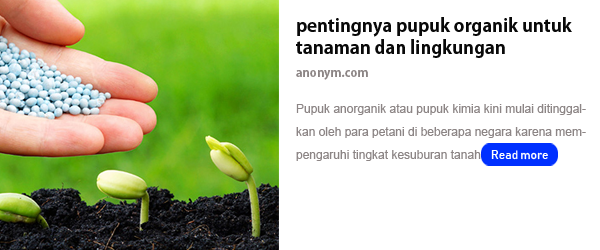
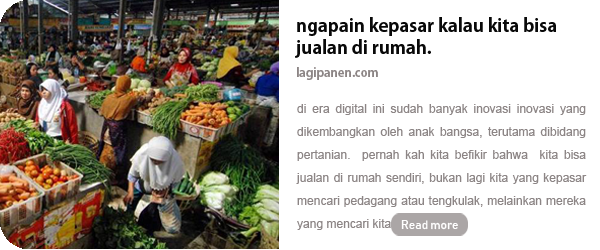
Before/after of a 600x250 layered artwork. What changed in the layer stack:
showed group "Group 1" (6 layers) over [0, 0, 587, 250]
added layer "Read more copy" in group "Group 1" over [391, 213, 468, 236]
painted on "Layer 1" over [0, 0, 279, 250]
hid group "organik" (8 layers) over [0, 0, 586, 250]
painted on "Read more" over [481, 143, 558, 166]
removed layer "Shape 1" (3rd of 3, in "organik" › "Group 2") from group "Group 2" over [481, 143, 558, 166]
moved "Layer 3" into group "Group 3", painted on it over [0, 0, 279, 250]
removed layer "80a185dd-45d3-4226-b63f-7d65b269f01cw" (2nd of 2, in "organik") from group "organik" over [0, 0, 279, 250]
moved "Pupuk anorganik atau pupuk kimia kini mulai ditinggalkan oleh p" into group "Group 3" over [296, 104, 586, 161]
moved "anonym.com" into group "Group 3" over [296, 70, 368, 80]
moved "pentingnya pupuk organik untuk tanaman dan lingkungan" into group "Group 3" over [296, 17, 572, 58]
painted on "Layer 0" over [150, 0, 587, 250]
